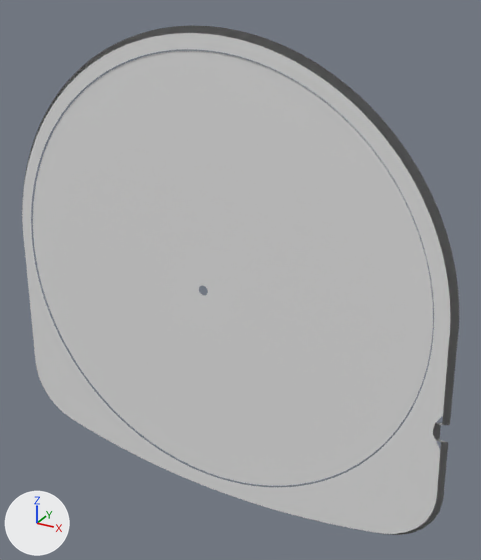
What one commit did to the OBJ model fork/floating-media/DATA/float_psp_refl7.obj.
Both versions are drawn from a 50 mm camera at (1.24, -2.03, 1.06) aimed at (0.11, 0.03, 0.03). The axes (+X, +Y, +Z) are drawn at lower left. The lights are the same throughout. The first picture is the older version. Where no turn or scale is listed for an object, it has been applied to the vertices.

Before the edit, the objects in view are built like this:
```python
me_float_psp_refl7 = bpy.data.meshes.new('float_psp_refl7')
me_float_psp_refl7.from_pydata(...)  # 579 vertices, 590 faces; spans x -0.98..0.98, y -0.07..-0.05, z -0.96..0.94
ob_float_psp_refl7 = bpy.data.objects.new('float_psp_refl7', me_float_psp_refl7)
ob_float_psp_refl7.location = (0.0, 0.0, 0.0)
```
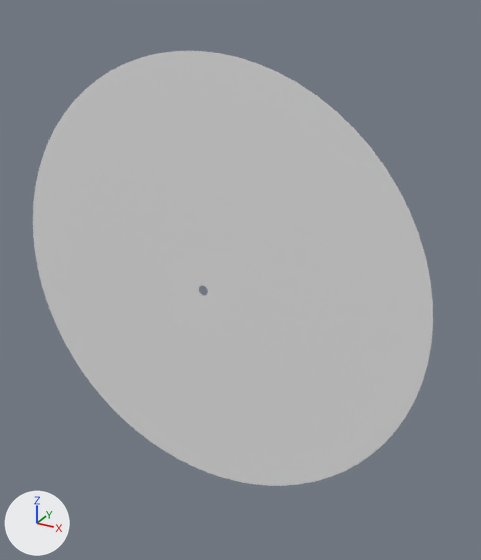
Edits to the scene script, one JSON object a line:
```json
{"block": "me_float_psp_refl7", "where": "# used by ob_float_psp_refl7; location = (0.0, 0.0, 0.0)"}
{"op": "remove", "block": "me_float_psp_refl7", "code": "me_float_psp_refl7.from_pydata(...)  # 579 vertices, 590 faces; spans x -0.98..0.98, y -0.07..-0.05, z -0.96..0.94"}
{"op": "add", "block": "me_float_psp_refl7", "code": "me_float_psp_refl7.from_pydata(...)  # 144 vertices, 144 faces; spans x -0.87..0.87, y -0.06, z -0.87..0.87"}
{"block": "me_float_psp_refl7", "change": "me_float_psp_refl7 part 1: the loose piece of 435 vertices spanning x -0.98..0.98, y -0.07..-0.05, z -0.96..0.94 is deleted"}
```

Pixel boxes (x1, y1, x2, y2) of what changed, in the pictures (481 x 560 px):
```json
{"object": "float_psp_refl7", "change": "reshaped", "before": [22, 25, 459, 535], "after": [33, 51, 433, 486], "on screen": "8% narrower, 15% shorter"}
{"part": 1, "of": "me_float_psp_refl7", "change": "deleted", "before": [22, 25, 459, 535]}
```
